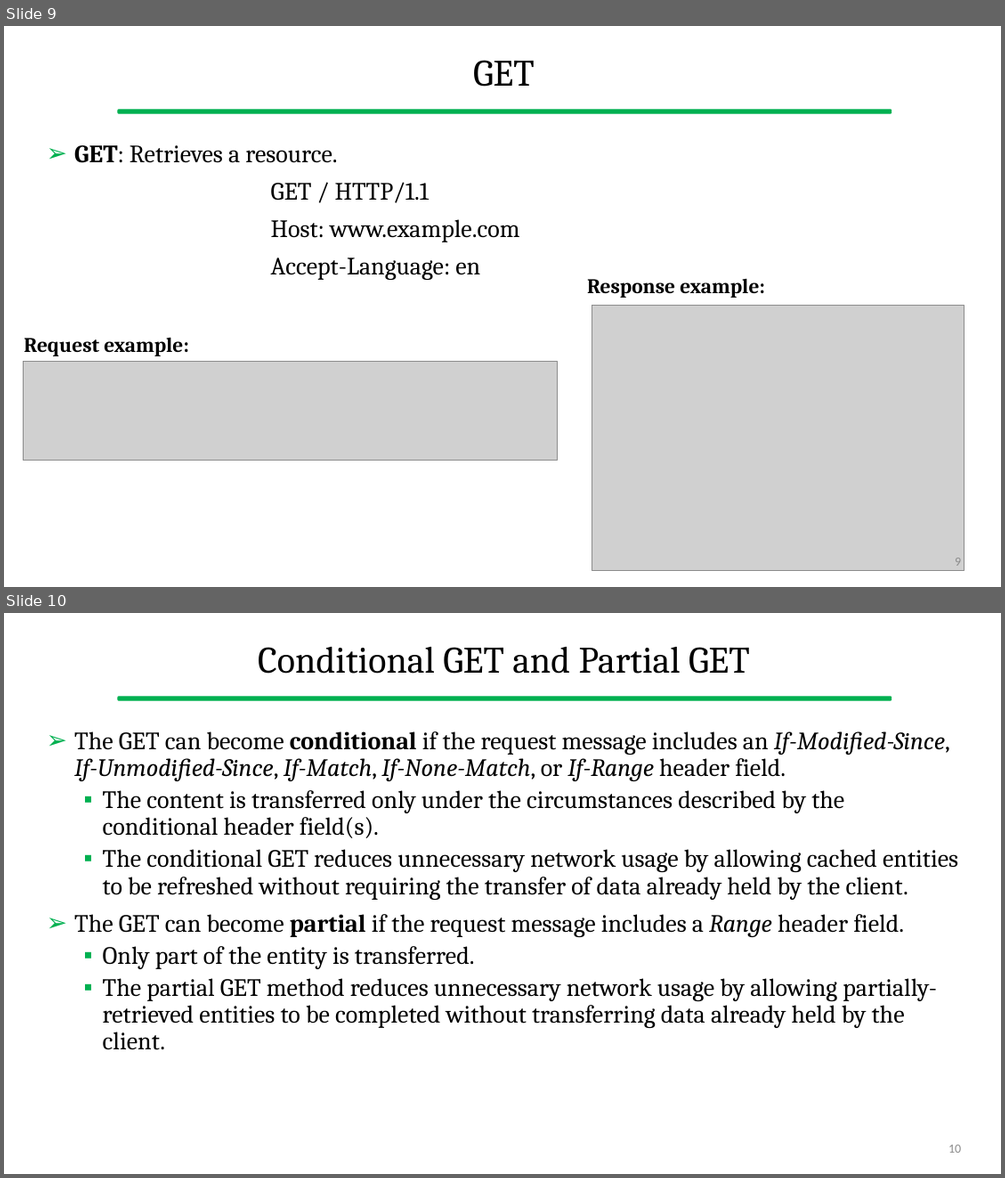
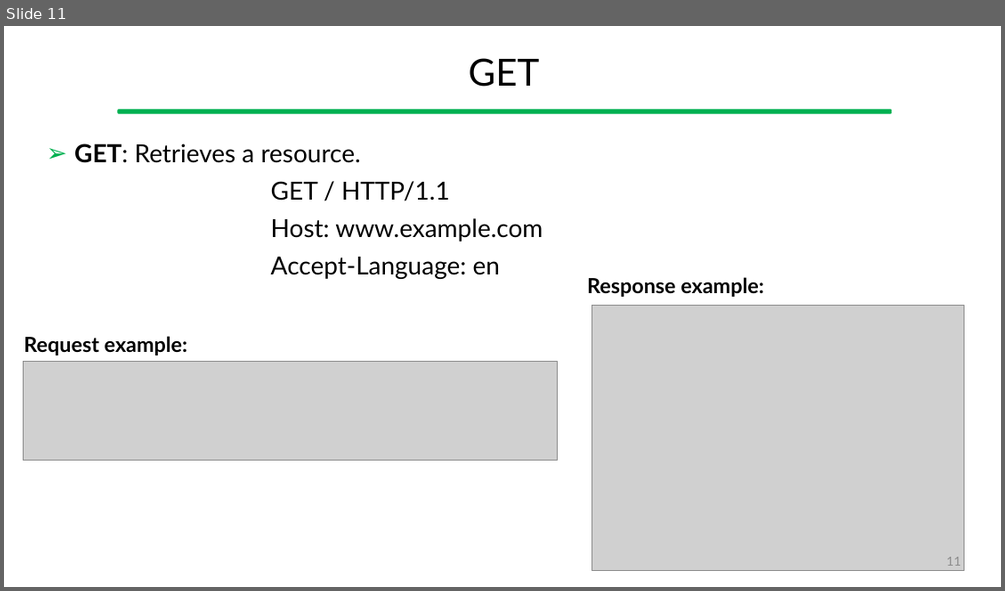
Before and after one commit to gcappon/bwthw, a slide deck: theory_05-http/theory_05-http.pptx. Shown one above the other, each under a label of ours: slides 9 and 10 before the commit, slide 11 after it. The pictures are 1005x1178 and 1005x591 pixels, drawn with LibreOffice and Linux fonts; fonts in the diff are those of the drawing; grey boxes stand for pictures. Boxes give left, top, right and bottom in pixels: in the first picture for what was removed or moved away, otherwise in the second. Text is boxed around its words. In the diff, an @@ line names an element or a change of style, - is before the commit and + after.

```diff
--- a/theory_05-http/theory_05-http.pptx
+++ b/theory_05-http/theory_05-http.pptx
@@ slide 10 removed at bbox=[4, 613, 1001, 1174], background #FFFFFF; not listed: 1 template element that a slide beside it also shows @@
@@ title removed at bbox=[258, 646, 750, 674] @@
-Conditional GET and Partial GET
@@ text removed at bbox=[74, 731, 958, 1050] @@
-➢ The GET can become conditional if the request message includes an If-Modified-Since, If-Unmodified-Since, If-Match, If-None-Match, or If-Range header field.
-  ▪ The content is transferred only under the circumstances described by the conditional header field(s).
-  ▪ The conditional GET reduces unnecessary network usage by allowing cached entities to be refreshed without requiring the transfer of data already held by the client.
-➢ The GET can become partial if the request message includes a Range header field.
-  ▪ Only part of the entity is transferred.
-  ▪ The partial GET method reduces unnecessary network usage by allowing partially-retrieved entities to be completed without transferring data already held by the client.
@@ page number removed at bbox=[948, 1144, 961, 1152] @@
-10
@@ what was slide 9 is now slide 11 @@
@@ slide 11 changed as well @@
@@ font Cambria to Lato in 4 elements at bbox=[469, 58, 540, 87], bbox=[74, 143, 542, 279], bbox=[24, 336, 187, 355], bbox=[587, 277, 763, 297] @@
@@ page number at bbox=[947, 556, 961, 565]: text changed; font Calibri to Lato @@
-9
+11
```
Also in this commit, not shown: 34 other slides changed, 2 slides added, 2 other slides removed, 3 other files.
